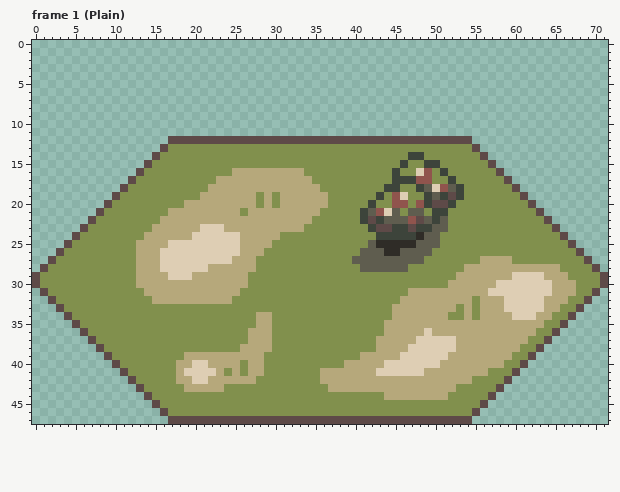
Pixel-art file -- Resources/Aseprite/tiles.aseprite. The picture above is the old version.
72x48 pixels, 7 frames. Shown: frame 1 (Plain). The commit also changed other frames, which this record leaves out.
Once edited:
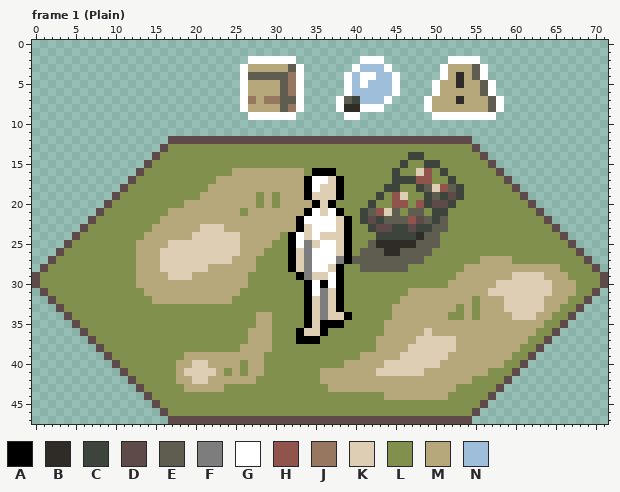
Palette (. is transparent): A #000000  B #2f2c27  C #3d443b  D #5e4a48  E #5f5d4f  F #7d7d7d  G #ffffff  H #90544d  J #977760  K #deceb4  L #81904d  M #b6a87b  N #9fbeda
The edit:
layer "char_ref" now shown
layer "ui" now shown
Changed rows in their new state; - is an unchanged pixel.
Frame 1 (Plain), layers "ui", "char_ref":
first column x 26:
 2 -GGGGGG--------GGG--------GGGG---
 3 GMMMMMEG------GNNNG------GMMMEG--
 4 GEEEEEJG-----GNGGNNG-----GMBMEG--
 5 GMMMMEJG-----GNGNNNG----GMMBMMEG-
 6 GMMMMEJG-----GNNNNNG----GMMMMMEG-
 7 GJMJJEEG----GECNNNG----GMMMBMMMEG
 8 GMMMMEJG----GBBGGG-----GMMMMMMMEG
 9 -GGGGGG------GG---------GGGGGGGG-
first column x 32:
16 ---AAA--
17 --AGGKA-
18 --AGKKA-
19 --AKKKA-
20 ---AKA--
21 --AGKGA-
22 -AGGGGKA
23 -AKGGGKA
24 AGKGKKKA
25 AGFKGGKA
26 AKFGGGKA
27 AKFGGGFA
28 AKFGGKA-
29 -AFKKGA-
30 --AGAGA-
31 --AGFKA-
32 --AKFKA-
33 --AKFKA-
34 --AKFKKA
35 --AKAAA-
36 -AKKA---
37 -AAA----
Changed places in both pictures, as pixel boxes (x1, y1, x2, y2):
added: (240, 56, 504, 120)
changed: (288, 168, 352, 344)
